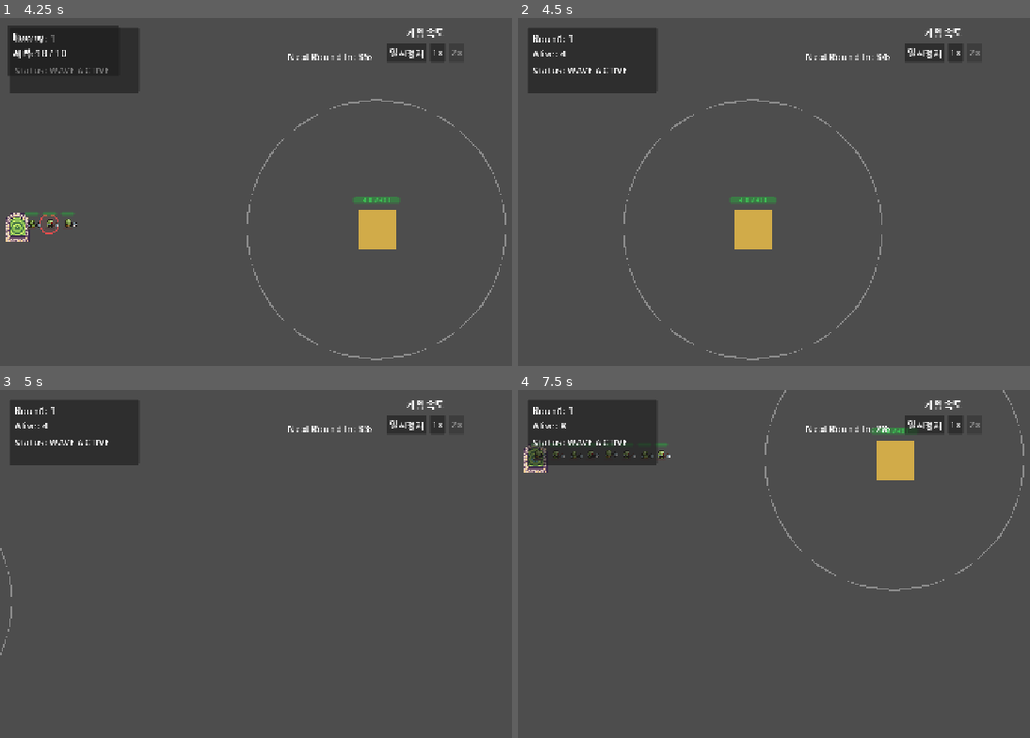
Above: before the commit, frames 1-4 (two rows, left to right).
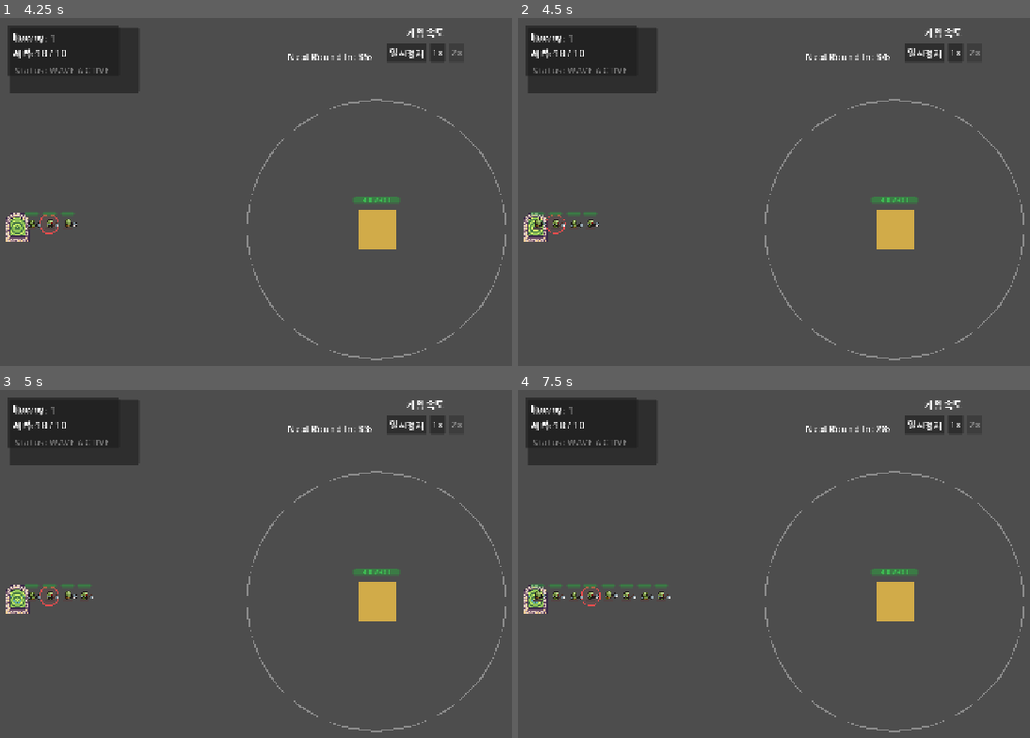
Above: after the commit, the same moments.

Repository: moriankimbusiness/heroes-are-made
Game: Godot game, scene res://scenes/levels/level_01.tscn
Same seed, same stepped clock (60 frames per second), same inputs: the game is played once before the commit and once after it. This scene is started directly instead of the project's main scene.
Inputs (mouse positions are in pixels of both pictures, inside the frame that each line leads up to):
- Up to frame 1 (4.25 s): click "일시정지" at 0.5 s; click "1x" at 1.25 s; click "2x" at 2 s; drag from (30, 223) to (378, 230) at 2.77 s; drag from (30, 223) to (378, 230) at 3.52 s
- Up to frame 2 (4.5 s): move the mouse to (548, 223) at 4.27 s; hold D from 4.28 s (still down); click (548, 223) at 4.42 s
- Up to frame 3 (5 s): keep holding D
- Up to frame 4 (7.5 s): release D at 5 s; drag from (855, 685) to (666, 539) at 5.02 s; move the mouse to (outside the picture) at 5.77 s; hold A 5.78-6.5 s; click (outside the picture) at 5.92 s; drag from (574, 595) to (881, 602) at 6.52 s; move the mouse to (584, 595) at 7.27 s; hold S from 7.28 s (still down); click (584, 595) at 7.42 s

Frame 1 is identical in both runs. In frame 2, 4.0% of the frame differs, in the area x 1-99%, y 2-99%; in frame 3, 2.7%; in frame 4, 4.4%, in the area x 1-99%, y 0-99%.

Commit message:
feat: 카메라 경계/전투 밸런스 및 도메인 기획 문서 동기화

Diff:
--- a/assets/navigation/playground_navpolygon.tres
+++ b/assets/navigation/playground_navpolygon.tres
@@ -1,4 +1,4 @@
-[gd_resource type="NavigationPolygon" format=3]
+[gd_resource type="NavigationPolygon" format=3 uid="uid://c4vx6cdbsqt3q"]
 
 [resource]
 vertices = PackedVector2Array(84.19035, -203.2535, 110, -190.52559, 133.92752, -174.53773, 155.56349, -155.56349, 174.5 …(954 unchanged characters)…
--- a/scenes/enemies/base/enemy_base.tscn
+++ b/scenes/enemies/base/enemy_base.tscn
@@ -197,6 +197,8 @@
 death_fade_duration = 1.0
 base_max_health = 10.0
 move_speed = 20.0
+attack_damage = 3.0
+attacks_per_second = 0.5
 
 [node name="AnimatedSprite2D" type="AnimatedSprite2D" parent="." unique_id=1489677892]
 position = Vector2(0, -7)
--- a/scenes/heroes/base/hero_base.tscn
+++ b/scenes/heroes/base/hero_base.tscn
@@ -206,8 +206,8 @@
 }]
 
 [sub_resource type="CapsuleShape2D" id="CapsuleShape2D_drag"]
-radius = 8.0
-height = 20.0
+radius = 6.0
+height = 18.0
 
 [sub_resource type="CircleShape2D" id="CircleShape2D_attack_range"]
 radius = 35.014282
@@ -249,6 +249,7 @@
 target_desired_distance = 1.0
 
 [node name="AttackRange" type="Area2D" parent="." unique_id=1272016421]
+visible = false
 position = Vector2(0, -7)
 collision_layer = 0
 input_pickable = false
--- a/scenes/levels/level_base.tscn
+++ b/scenes/levels/level_base.tscn
@@ -17,8 +17,12 @@
 [node name="MainCamera" type="Camera2D" parent="." unique_id=346123080]
 position = Vector2(635, 357)
 script = ExtResource("7_level_camera")
+zoom_min = 1.0
 zoom_max = 3.0
 zoom_step = 0.2
+use_move_bounds = true
+move_bounds_center = Vector2(635, 357)
+move_bounds_extents = Vector2(640, 360)
 
 [node name="Portal" parent="." unique_id=665752176 groups=["spawn_portal"] instance=ExtResource("3_o2tba")]
 position = Vector2(35, 355)
--- a/scripts/camera/LevelCameraController.gd
+++ b/scripts/camera/LevelCameraController.gd
@@ -17,14 +17,18 @@
 ## 이동 경계 박스의 반너비/반높이입니다.
 @export var move_bounds_extents: Vector2 = Vector2.ZERO
 
+var _last_ticks_usec: int = 0
+
 
 func _ready() -> void:
 	var z: float = clampf(zoom.x, zoom_min, zoom_max)
 	zoom = Vector2(z, z)
 	apply_move_bounds()
+	_last_ticks_usec = Time.get_ticks_usec()
 
 
 func _process(delta: float) -> void:
+	var move_delta: float = _resolve_move_delta(delta)
 	var move_input := Vector2.ZERO
 	if Input.is_physical_key_pressed(KEY_W):
 		move_input.y -= 1.0
@@ -38,7 +42,7 @@
 	if move_input.length_squared() <= 0.0:
 		return
 
-	global_position += move_input.normalized() * move_speed * delta
+	global_position += move_input.normalized() * move_speed * move_delta
 	apply_move_bounds()
 
 
@@ -60,14 +64,48 @@
 func apply_zoom(delta_zoom: float) -> void:
 	var next_zoom: float = clampf(zoom.x + delta_zoom, zoom_min, zoom_max)
 	zoom = Vector2(next_zoom, next_zoom)
+	apply_move_bounds()
 
 
 func apply_move_bounds() -> void:
 	if not use_move_bounds:
 		return
-	var min_pos: Vector2 = move_bounds_center - move_bounds_extents
-	var max_pos: Vector2 = move_bounds_center + move_bounds_extents
+	var bounds_min: Vector2 = move_bounds_center - move_bounds_extents
+	var bounds_max: Vector2 = move_bounds_center + move_bounds_extents
+	var viewport_size: Vector2 = get_viewport_rect().size
+	var visible_half_size: Vector2 = viewport_size * 0.5 / zoom
+	var min_pos: Vector2 = bounds_min + visible_half_size
+	var max_pos: Vector2 = bounds_max - visible_half_size
 	global_position = Vector2(
-		clampf(global_position.x, min_pos.x, max_pos.x),
-		clampf(global_position.y, min_pos.y, max_pos.y)
+		_clamp_axis_with_fallback(global_position.x, min_pos.x, max_pos.x, bounds_min.x, bounds_max.x),
+		_clamp_axis_with_fallback(global_position.y, min_pos.y, max_pos.y, bounds_min.y, bounds_max.y)
 	)
+
+
+func _clamp_axis_with_fallback(
+	value: float,
+	min_value: float,
+	max_value: float,
+	bounds_min_value: float,
+	bounds_max_value: float
+) -> float:
+	if min_value > max_value:
+		# 화면 전체를 경계 안에 둘 수 없는 줌 구간에서는 카메라 중심을 경계 중앙에 고정한다.
+		return (bounds_min_value + bounds_max_value) * 0.5
+	return clampf(value, min_value, max_value)
+
+
+func _resolve_move_delta(scaled_delta: float) -> float:
+	var now_usec: int = Time.get_ticks_usec()
+	if _last_ticks_usec <= 0:
+		_last_ticks_usec = now_usec
+		return scaled_delta
+
+	var unscaled_delta: float = float(now_usec - _last_ticks_usec) / 1_000_000.0
+	_last_ticks_usec = now_usec
+
+	if not is_equal_approx(Engine.time_scale, 0.0):
+		return scaled_delta
+
+	# Pause 복귀/포커스 전환 직후 과도한 이동 점프를 막는다.
+	return clampf(unscaled_delta, 0.0, 0.05)
Not shown, changed: docs/planning/game_plan_domains/03_run_flow_and_world_map.md
Not shown, changed: docs/planning/game_plan_domains/04_battlefield_core_and_round_ui.md
Not shown, changed: docs/planning/game_plan_domains/05_hero_design.md
Not shown, changed: docs/planning/game_plan_domains/06_enemy_ai_and_targeting.md
Not shown, changed: docs/planning/game_plan_domains/08_race_system.md
Not shown, changed: docs/planning/game_plan_domains/09_class_system.md
Not shown, changed: docs/planning/game_plan_domains/10_level_system.md
Not shown, changed: docs/planning/game_plan_domains/README.md
